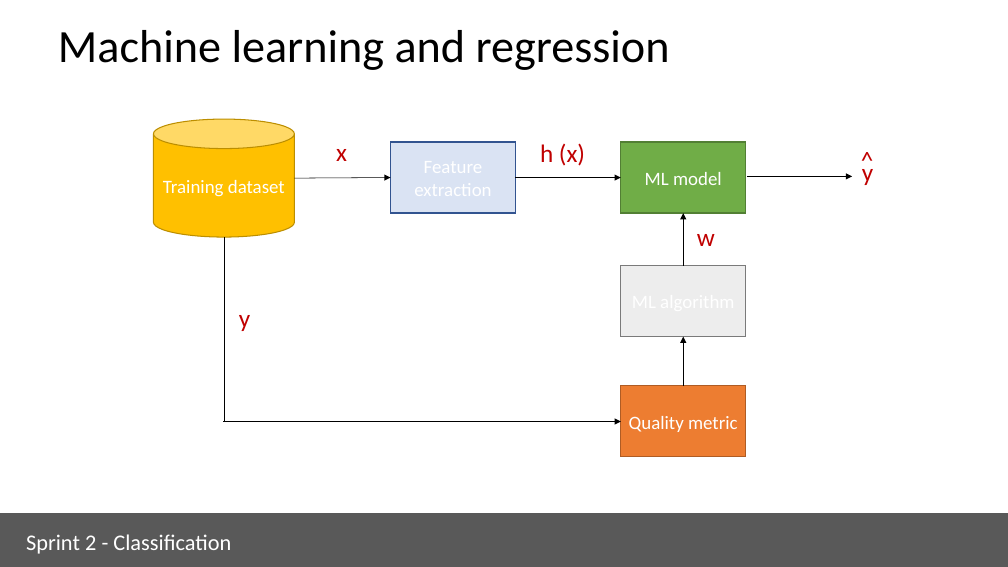
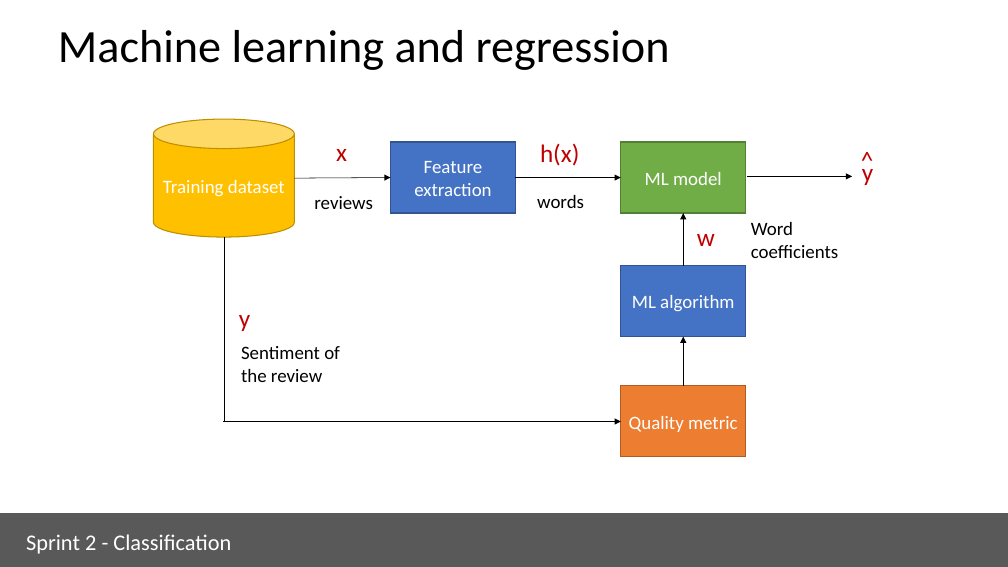
Before and after one commit to ua-dsf/ML_sprint, a slide deck: slide 12 of sprint2_classification/module1_regression_part2.pptx (slide 3 before the commit). Drawn at 1008x567 pixels with LibreOffice and Linux fonts; fonts in the diff are those of the drawing. Boxes give left, top, right and bottom in pixels: in the first picture for what was removed or moved away, otherwise in the second. Text is boxed around its words. In the diff, an @@ line names an element or a change of style, - is before the commit and + after.

```diff
--- a/sprint2_classification/module1_regression_part2.pptx
+++ b/sprint2_classification/module1_regression_part2.pptx
@@ rectangle "Feature extraction" at <box>391,142,516,213</box>: fill #DAE3F3 to #4472C4 @@
@@ text at <box>540,143,579,166</box>: spaces changed @@
-h (x)
+h(x)
@@ text in rectangle at <box>414,161,491,196</box>: text added @@
+Feature extraction
@@ text added at <box>314,196,373,209</box>, 18 pt, text #000000 @@
+reviews
@@ text added at <box>537,195,584,208</box>, 18 pt, text #000000 @@
+words
@@ text added at <box>751,222,838,258</box>, 18 pt, text #000000 @@
+Word coefficients
@@ rectangle "ML algorithm" at <box>621,266,746,337</box>: fill #EDEDED to #4472C4; outline #7A7A7A 1 pt to #325491 1 pt @@
@@ text in rectangle at <box>632,295,734,311</box>: text added @@
+ML algorithm
@@ text added at <box>241,346,340,382</box>, 18 pt, text #000000 @@
+Sentiment of the review
```
Also in this commit, not shown: 3 other slides changed, 8 slides added, 1 slide removed, 15 other files.
